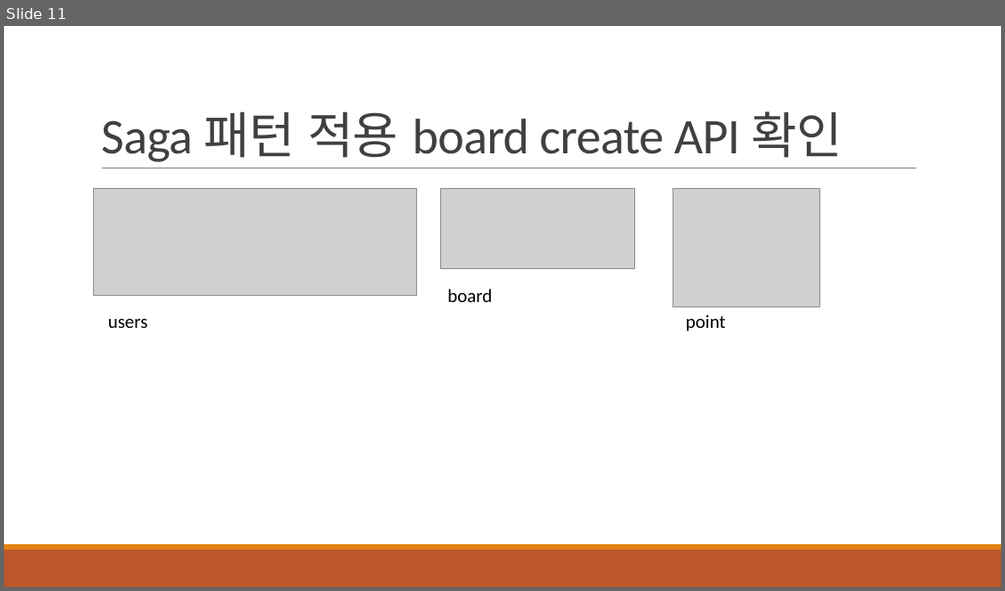
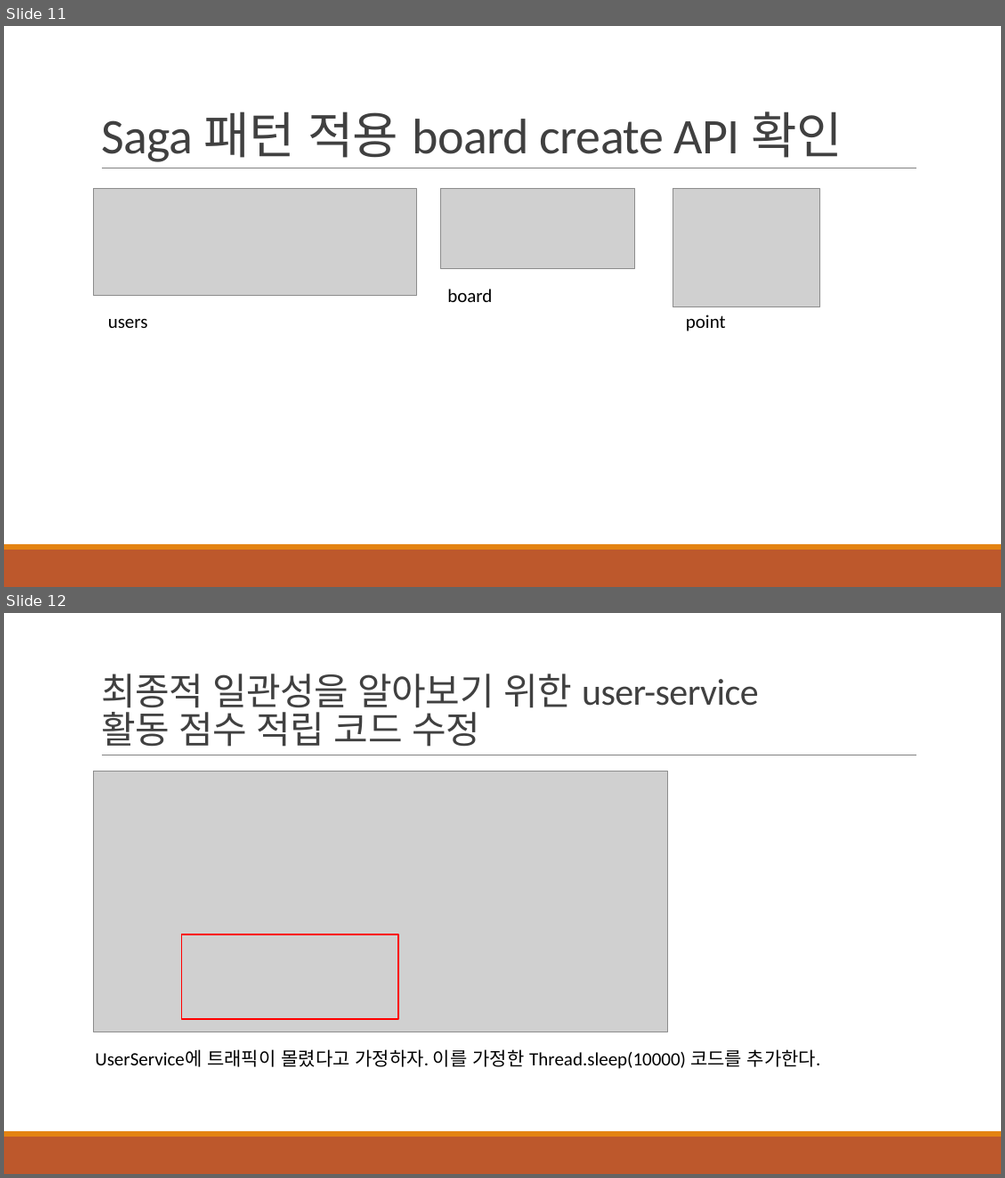
Before and after one commit to khb3025/study-msa, a slide deck: msa-ppt/5. MSA환경에서 트랜잭션 관리.pptx. Shown one above the other, each under a label of ours: slide 11 before the commit, slides 11 and 12 after it. The pictures are 1005x591 and 1005x1178 pixels, drawn with LibreOffice and Linux fonts; fonts in the diff are those of the drawing; grey boxes stand for pictures. Boxes give left, top, right and bottom in pixels: in the first picture for what was removed or moved away, otherwise in the second. Text is boxed around its words. In the diff, an @@ line names an element or a change of style, - is before the commit and + after.

Commit message:
feat : MSA Saga 패턴에 의한 최종적 일관성 확인

```diff
--- a/msa-ppt/5. MSA환경에서 트랜잭션 관리.pptx
+++ b/msa-ppt/5. MSA환경에서 트랜잭션 관리.pptx
@@ slide 12 added at <box>4,613,1001,1174</box>, background #FFFFFF; not listed: 3 template elements that a slide beside it also shows @@
@@ title added at <box>101,674,759,747</box>, 36 pt, text #404040 @@
+최종적 일관성을 알아보기 위한 user-service
+활동 점수 적립 코드 수정
@@ picture added at <box>94,771,668,1032</box> @@
@@ rectangle added at <box>181,934,398,1019</box>, outline #FF0000 1.25 pt @@
@@ text added at <box>95,1049,821,1069</box>, 18 pt, text #000000 @@
+UserService에 트래픽이 몰렸다고 가정하자. 이를 가정한 Thread.sleep(10000) 코드를 추가한다.
```
Also in this commit, not shown: 3 other slides added, 2 other files.
